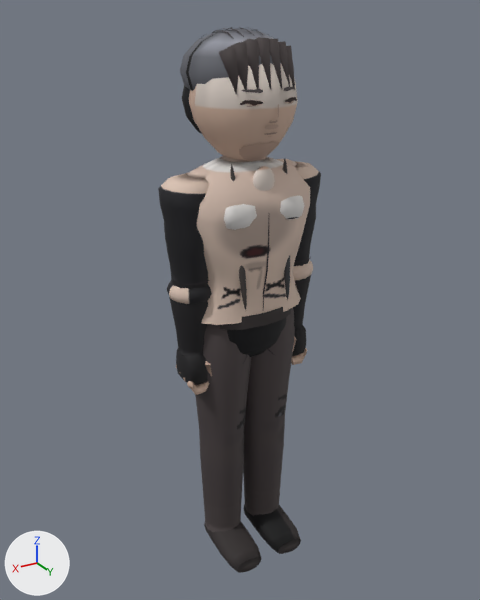
The glTF model assets/models/geomji_a.glb as it was, and as the next commit left it.
Both versions are drawn from a 50 mm camera at (1.132, 1.865, 1.945) aimed at (-0.001, -0.023, 1.002). Every picture has the same lights, and +X, +Y and +Z are marked at lower left. The first picture is the older version. Vertices at exactly the same position are counted once.

In view in the first picture: 'Body'.
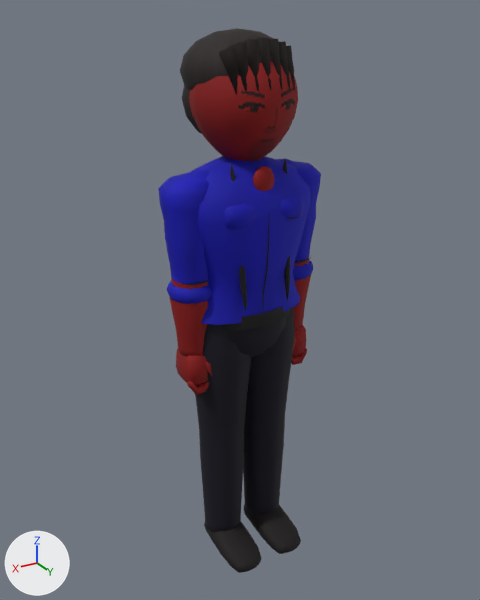
What changed in the scene script:
```text
Change me_mesh_0:
    used by ob_body; location = (0.0, 0.0, 0.0)
    remove me_mesh_0.from_pydata(...)  # 4394 vertices, 7916 faces; spans x -0.3..0.3, y -0.21..0.23, z -0.03..1.91
    add me_mesh_0.from_pydata(...)  # 3568 vertices, 6660 faces; spans x -0.3..0.3, y -0.21..0.23, z -0.03..1.91
    me_mesh_0 part 1: 16 loose pieces with 688 vertices, spanning x -0.1..0.1, y 0.15..0.18, z 1.6..1.75, are deleted
    me_mesh_0 part 2: 24 vertices moved from x -0.14..0.14, y -0.14..0.17, z 1.51..1.84 to x -0.14..0.14, y -0.14..0.17, z 1.5..1.84; 431 vertices removed from x -0.16..0.16, y -0.2..0.17, z 1.51..1.91; 293 vertices added at x -0.17..0.17, y -0.17..0.17, z 1.5..1.88
    me_mesh_0 part 3: 6000 kept faces spanning x -0.3..0.3, y -0.21..0.23, z -0.03..1.91 get new vertex colours
    other edits to the shape of me_mesh_0 do not show in these pictures
```

Changed parts and their boxes (x1, y1, x2, y2) in the pictures (480 x 600 px; the box of a moved part takes in the faces that stretch with it):
'Body', reshaped: before (158, 27, 321, 573); after (158, 28, 321, 573)
part 1 of me_mesh_0, deleted: before (240, 87, 297, 137)
part 2 of me_mesh_0, moved or reshaped: before (189, 27, 298, 162); after (189, 62, 298, 161)
part 3 of me_mesh_0, recoloured: (158, 28, 321, 573) in both
